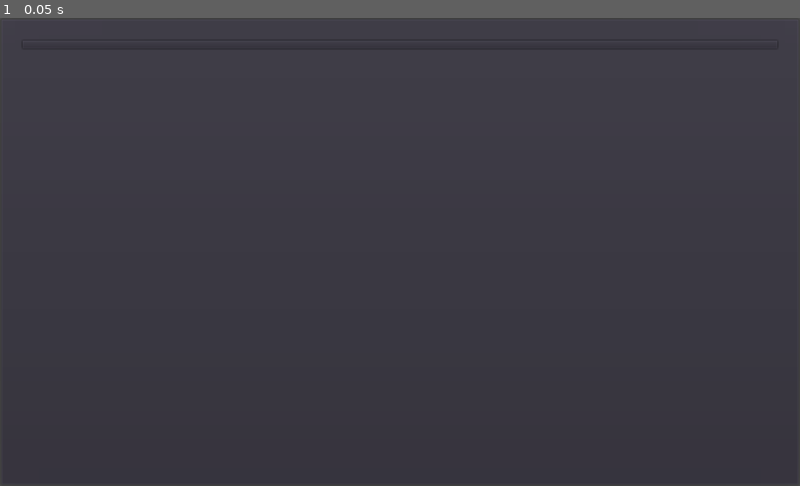
Above: before the commit, frame 1.
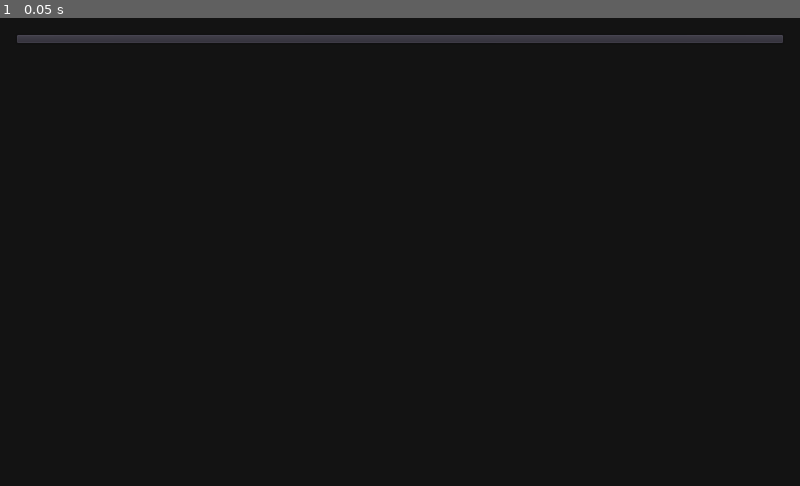
Above: after the commit, the same moment.

Repository: philipuriarte/Godot-Retro-Text-Adventure-Tutorial
Game: Godot game, scene res://game.tscn
The game is run twice, just before and just after one commit, with the same random seed, the same clock (stepped at 60 frames per second) and the same inputs. The project has no main scene, so this scene is started directly.
Inputs:
- Up to frame 1 (0.05 s): no input

The runs differ from the first frame. In frame 1, 98% of the frame differs, in the area x 0-100%, y 0-100%.

Commit message:
Set Background color

Diff:
--- a/game.tscn
+++ b/game.tscn
@@ -1,4 +1,7 @@
-[gd_scene format=2]
+[gd_scene load_steps=2 format=2]
+
+[sub_resource type="StyleBoxFlat" id=1]
+bg_color = Color( 0.0784314, 0.0784314, 0.0784314, 1 )
 
 [node name="Game" type="Control"]
 anchor_right = 1.0
@@ -7,12 +10,11 @@
 [node name="Background" type="PanelContainer" parent="."]
 anchor_right = 1.0
 anchor_bottom = 1.0
+custom_styles/panel = SubResource( 1 )
 
 [node name="MarginContainer" type="MarginContainer" parent="Background"]
-margin_left = 7.0
-margin_top = 7.0
-margin_right = 1017.0
-margin_bottom = 593.0
+margin_right = 1024.0
+margin_bottom = 600.0
 custom_constants/margin_right = 20
 custom_constants/margin_top = 20
 custom_constants/margin_left = 20
@@ -21,9 +23,9 @@
 [node name="Rows" type="VBoxContainer" parent="Background/MarginContainer"]
 margin_left = 20.0
 margin_top = 20.0
-margin_right = 990.0
-margin_bottom = 566.0
+margin_right = 1004.0
+margin_bottom = 580.0
 
 [node name="PanelContainer" type="PanelContainer" parent="Background/MarginContainer/Rows"]
-margin_right = 970.0
+margin_right = 984.0
 margin_bottom = 14.0
